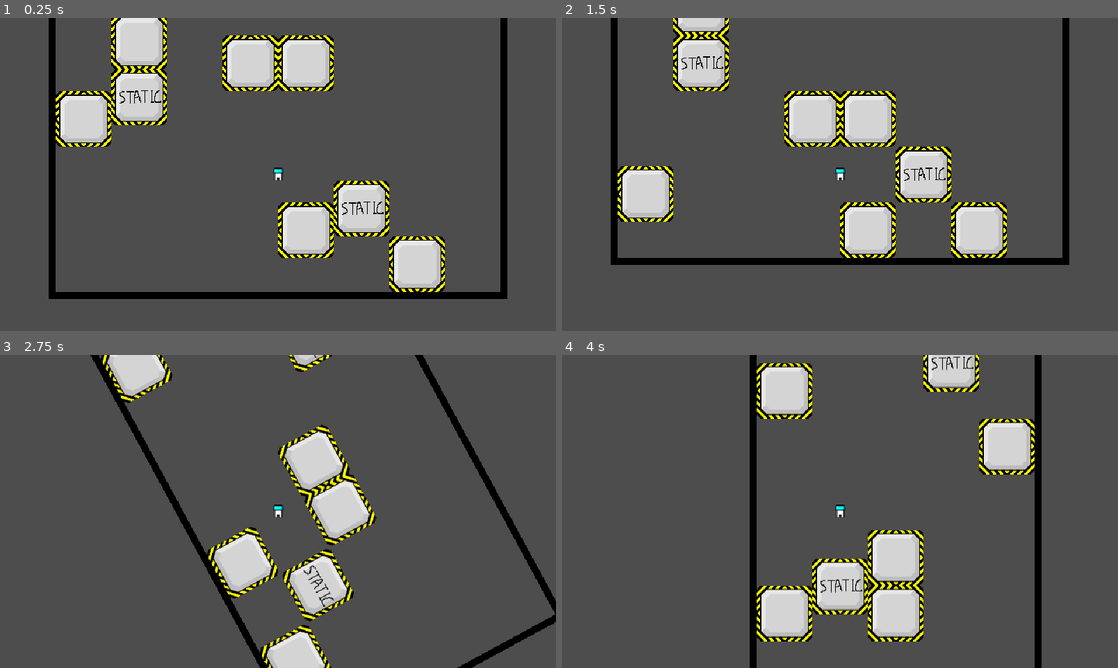
Above: before the commit, frames 1-4 (two rows, left to right).
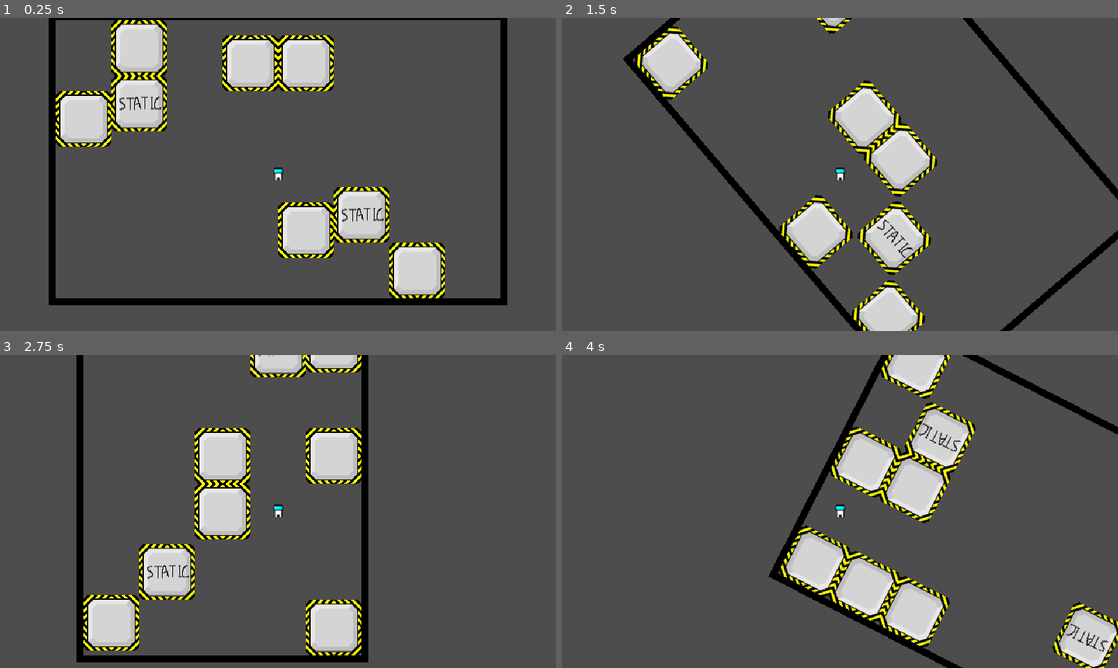
Above: after the commit, the same moments.

Repository: wojtekmal/escape-blocks
Game: Godot game, scene res://Levels/LevelTemplate.tscn
The game is run twice, just before and just after one commit, with the same random seed, the same clock (stepped at 60 frames per second) and the same inputs. The project has no main scene, so this scene is started directly.
Inputs:
- Up to frame 1 (0.25 s): no input
- Up to frame 2 (1.5 s): hold Right (gravity_right) 0.53-1.28 s; tap W (jump) at 0.77 s; hold Left (gravity_left) from 1.28 s (still down)
- Up to frame 3 (2.75 s): tap W (jump) at 1.52 s; release Left (gravity_left) at 2.03 s; hold Right (gravity_right) from 2.03 s (still down)
- Up to frame 4 (4 s): release Right (gravity_right) at 2.78 s; hold Up (gravity_up) 2.78-3.53 s; tap W (jump) at 3.02, 3.77 s; hold Left (gravity_left) from 3.53 s (still down)

The runs differ from the first frame. In frame 1, 6.4% of the frame differs, in the area x 8-92%, y 0-92%; in frame 2, 23%; in frame 3, 25%, in the area x 13-100%, y 0-100%; in frame 4, 24%.

Commit message:
Started to add parabola movement.

Diff:
--- a/engine/Actors/Player.tscn
+++ b/engine/Actors/Player.tscn
@@ -107,6 +107,7 @@
 collision_layer = 0
 collision_mask = 0
 script = ExtResource("2")
+y_speed = null
 
 [node name="CrawlingHitBox" type="CollisionShape2D" parent="."]
 visible = false
--- a/engine/Levels/LevelTemplate.gd
+++ b/engine/Levels/LevelTemplate.gd
@@ -75,7 +75,11 @@
 	# Sorts the entities in decreasing order according to their height.
 
 func move_block(delta, block):
-	var delta_height = delta * fall_speed
+	if block.is_falling:
+		block.y_speed += 10
+	else:
+		block.y_speed = 0
+	var delta_height = delta * block.y_speed
 	var new_block_cord_y = int(block.position.y - top_wall + delta_height - 32 - 1) / 64 + 1
 	# Ceiling division.
 	var max_height = column_top_still_blocks[block.board_cords.x] - 1
@@ -101,7 +105,11 @@
 		return
 
 func move_player(delta):
-	var delta_height = delta * fall_speed
+	if player.is_falling:
+		player.y_speed += 10
+	else:
+		player.y_speed = 0
+	var delta_height = delta * player.y_speed
 	var new_player_cord_y = int(player.position.y - top_wall + delta_height - 32 - 1) / 64 + 1
 	var size = $Player/StandingHitBox.shape.size
 
--- a/engine/Levels/LevelTemplate.tscn
+++ b/engine/Levels/LevelTemplate.tscn
@@ -97,41 +97,49 @@
 position = Vector2(-32, -128)
 board_cords = Vector2i(3, 0)
 board_dimensions = Vector2i(8, 5)
+y_speed = null
 
 [node name="MovingBlock8x9" parent="." instance=ExtResource("2")]
 position = Vector2(-224, -64)
 board_cords = Vector2i(0, 1)
 board_dimensions = Vector2i(8, 5)
+y_speed = null
 
 [node name="MovingBlock8x10" parent="." instance=ExtResource("2")]
 position = Vector2(-160, -128)
 board_cords = Vector2i(1, 0)
 board_dimensions = Vector2i(8, 5)
+y_speed = null
 
 [node name="MovingBlock8x11" parent="." instance=ExtResource("2")]
 position = Vector2(32, 64)
 board_cords = Vector2i(4, 3)
 board_dimensions = Vector2i(8, 5)
+y_speed = null
 
 [node name="MovingBlock8x12" parent="." instance=ExtResource("2")]
 position = Vector2(32, -128)
 board_cords = Vector2i(4, 0)
 board_dimensions = Vector2i(8, 5)
+y_speed = null
 
 [node name="MovingBlock8x13" parent="." instance=ExtResource("2")]
 position = Vector2(160, 128)
 board_cords = Vector2i(6, 4)
 board_dimensions = Vector2i(8, 5)
+y_speed = null
 
 [node name="StaticBlock8x8" parent="." instance=ExtResource("6_cw7oa")]
 position = Vector2(-160, -64)
 board_cords = Vector2i(1, 1)
 board_dimensions = Vector2i(8, 5)
+y_speed = null
 
 [node name="StaticBlock8x9" parent="." instance=ExtResource("6_cw7oa")]
 position = Vector2(96, 64)
 board_cords = Vector2i(5, 3)
 board_dimensions = Vector2i(8, 5)
+y_speed = null
 
 [node name="RotationTimer" type="Timer" parent="."]
 one_shot = true
--- a/engine/blocks/MovingBlock8x8.gd
+++ b/engine/blocks/MovingBlock8x8.gd
@@ -7,6 +7,8 @@
 @export var board_cords: Vector2i : set = set_board_cords
 @export var board_dimensions: Vector2i : set = set_board_dimensions
 @export var is_falling : bool : set = set_is_falling
+# How fast the block is falling down.
+@export var y_speed := 0
 
 # Called when the node enters the scene tree for the first time.
 func _ready():
--- a/engine/blocks/MovingBlock8x8.tscn
+++ b/engine/blocks/MovingBlock8x8.tscn
@@ -11,6 +11,7 @@
 collision_layer = 0
 collision_mask = 0
 script = ExtResource("2")
+y_speed = null
 
 [node name="Sprite2D" type="Sprite2D" parent="."]
 texture = ExtResource("1")
--- a/engine/blocks/StaticBlock8x8.gd
+++ b/engine/blocks/StaticBlock8x8.gd
@@ -6,8 +6,10 @@
 # var b = "text"
 @export var board_cords: Vector2i : set = set_board_cords
 @export var board_dimensions: Vector2i : set = set_board_dimensions
+# Always false.
 @export var is_falling := false : set = set_is_falling
-# Always false.
+# Doesn't actually change.
+@export var y_speed = 0
 
 # Called when the node enters the scene tree for the first time.
 func _ready():
--- a/engine/scripts/Player.gd
+++ b/engine/scripts/Player.gd
@@ -8,7 +8,8 @@
 @export var board_cords: Vector2i : set = set_board_cords
 @export var board_dimensions: Vector2i : set = set_board_dimensions
 @export var is_falling : bool : set = set_is_falling
-#@export var is_rising : bool
+# How fast the player is falling down.
+@export var y_speed := 0
 #@export var is_rotating : bool : set = set_is_rotating
 var offset = 10;
 var crawling := false
